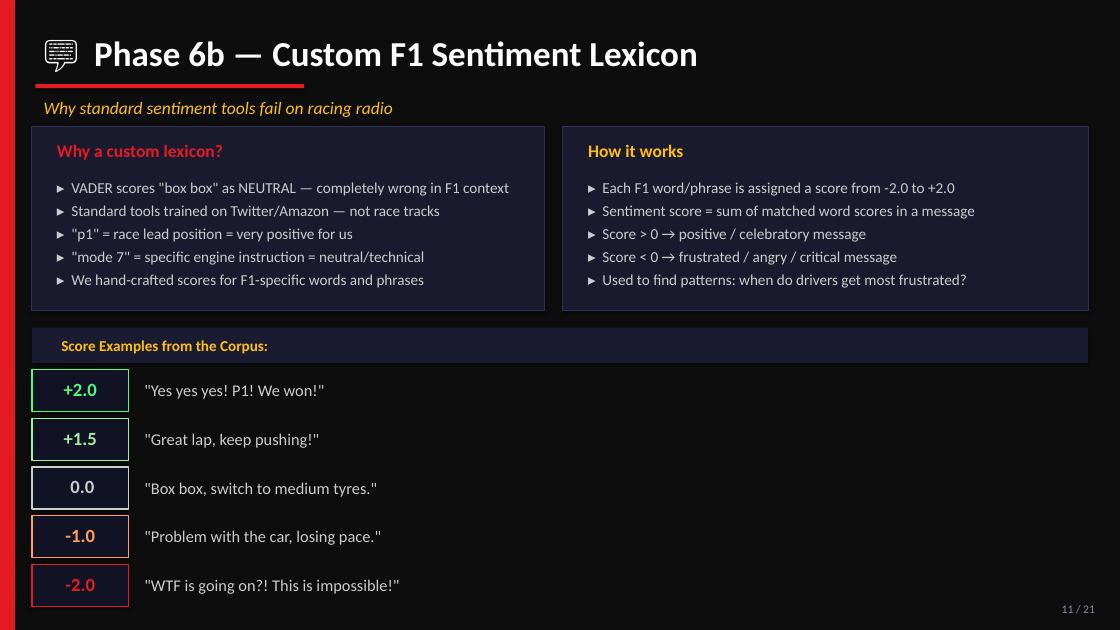
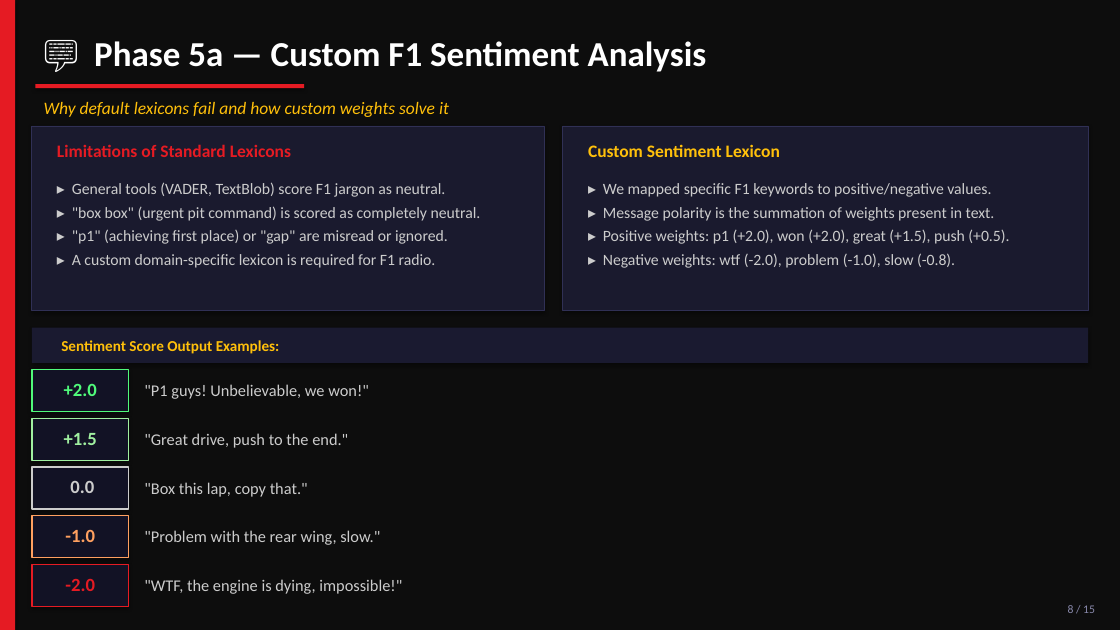
Before and after one commit to iamshashwatsingh/f1-nlp-analyzer, a slide deck: slide 8 of f1_nlp_presentation.pptx (slide 11 before the commit). Drawn at 1120x630 pixels with LibreOffice and Linux fonts; fonts in the diff are those of the drawing. Boxes give left, top, right and bottom in pixels: in the first picture for what was removed or moved away, otherwise in the second. Text is boxed around its words. In the diff, an @@ line names an element or a change of style, - is before the commit and + after.

Commit message:
project: restructure to 9 standard NLP topics, restore RAG, clean chatbot, verify and push

```diff
--- a/f1_nlp_presentation.pptx
+++ b/f1_nlp_presentation.pptx
@@ text at (94,41,707,72): text changed @@
-💬 Phase 6b — Custom F1 Sentiment Lexicon
+💬 Phase 5a — Custom F1 Sentiment Analysis
@@ text at (44,102,449,117): text changed @@
-Why standard sentiment tools fail on racing radio
+Why default lexicons fail and how custom weights solve it
@@ text at (57,144,291,157): text changed @@
-Why a custom lexicon?
+Limitations of Standard Lexicons
@@ text at (588,144,780,157): text changed @@
-How it works
+Custom Sentiment Lexicon
@@ text at (72,182,481,268): text changed; size 13 to 13.5 pt @@
-▸ VADER scores "box box" as NEUTRAL — completely wrong in F1 context
-▸ Standard tools trained on Twitter/Amazon — not race tracks
-▸ "p1" = race lead position = very positive for us
-▸ "mode 7" = specific engine instruction = neutral/technical
-▸ We hand-crafted scores for F1-specific words and phrases
+▸ General tools (VADER, TextBlob) score F1 jargon as neutral.
+▸ "box box" (urgent pit command) is scored as completely neutral.
+▸ "p1" (achieving first place) or "gap" are misread or ignored.
+▸ A custom domain-specific lexicon is required for F1 radio.
@@ text at (603,183,1009,268): text changed; size 13 to 13.5 pt @@
-▸ Each F1 word/phrase is assigned a score from -2.0 to +2.0
-▸ Sentiment score = sum of matched word scores in a message
-▸ Score > 0 → positive / celebratory message
-▸ Score < 0 → frustrated / angry / critical message
-▸ Used to find patterns: when do drivers get most frustrated?
+▸ We mapped specific F1 keywords to positive/negative values.
+▸ Message polarity is the summation of weights present in text.
+▸ Positive weights: p1 (+2.0), won (+2.0), great (+1.5), push (+0.5).
+▸ Negative weights: wtf (-2.0), problem (-1.0), slow (-0.8).
@@ text at (61,340,280,354): text changed @@
-Score Examples from the Corpus:
+Sentiment Score Output Examples:
@@ text at (144,384,369,399): text changed @@
-"Yes yes yes! P1! We won!"
+"P1 guys! Unbelievable, we won!"
@@ text at (144,433,348,448): text changed @@
-"Great lap, keep pushing!"
+"Great drive, push to the end."
@@ text at (144,482,308,497): text changed @@
-"Box box, switch to medium tyres."
+"Box this lap, copy that."
@@ text at (144,530,380,545): text changed @@
-"Problem with the car, losing pace."
+"Problem with the rear wing, slow."
@@ text at (144,579,402,594): text changed @@
-"WTF is going on?! This is impossible!"
+"WTF, the engine is dying, impossible!"
@@ text at (1068,605,1095,613): text changed @@
-11 / 21
+8 / 15
```
Also in this commit, not shown: 7 other slides changed, 7 slides added, 13 slides removed, 2 other files.
